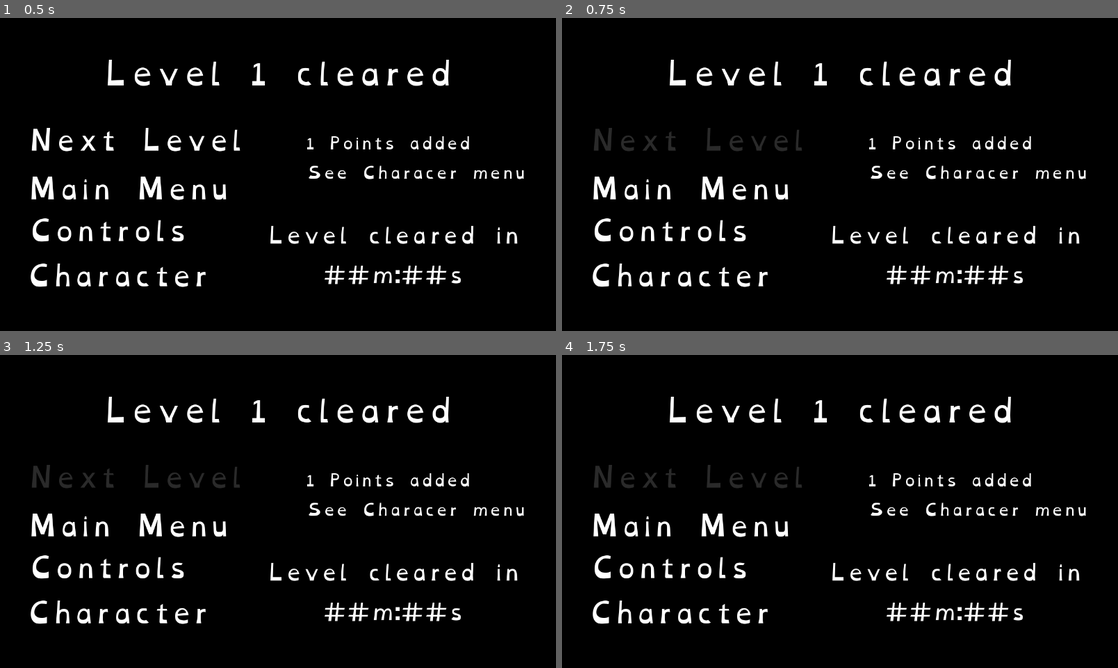
Above: before the commit, frames 1-4 (two rows, left to right).
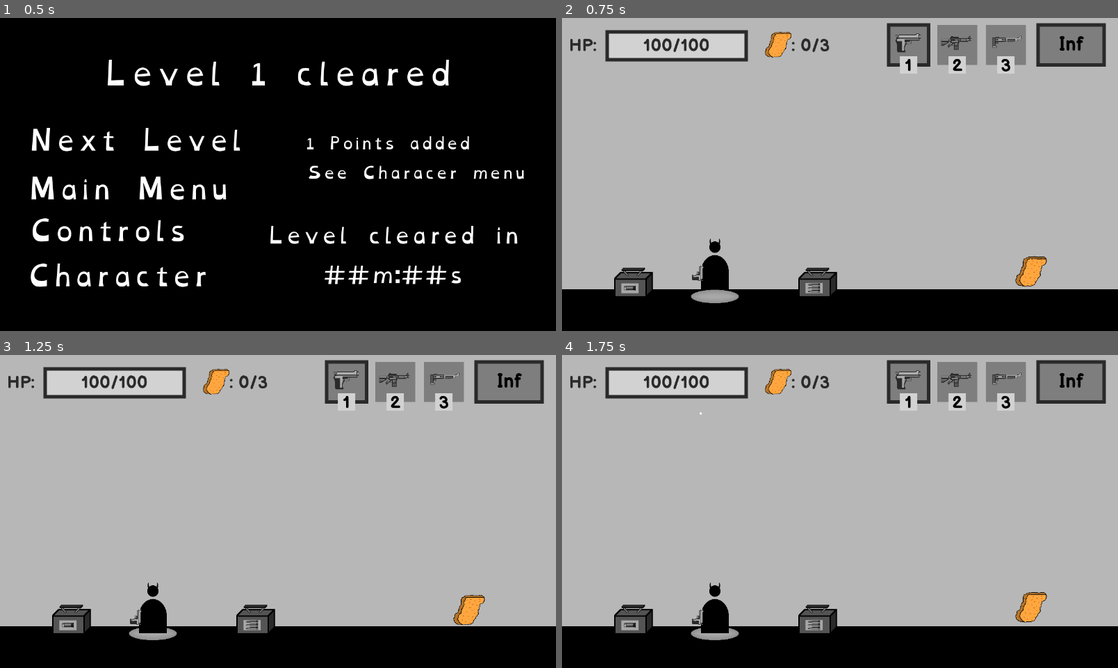
Above: after the commit, the same moments.

Repository: BesterCoder/nuggie-collector
Game: Godot game, scene res://menus/level/LevelComplete.tscn
Same seed, same stepped clock (60 frames per second), same inputs: the game is played once before the commit and once after it. This scene is started directly instead of the project's main scene.
Inputs (mouse positions are in pixels of both pictures, inside the frame that each line leads up to):
- Up to frame 1 (0.5 s): no input
- Up to frame 2 (0.75 s): click "Next Level" at 0.5 s
- Up to frame 3 (1.25 s): no input
- Up to frame 4 (1.75 s): click (695, 477) at 1.25 s, where only the run before the commit has a clickable "Next Level"

Frame 1 is identical in both runs. In frame 2, 86% of the frame differs, in the area x 0-100%, y 0-92%; in frame 3, 86%; in frame 4, 86%.

Commit message:
You can go to next level from level compete menu

Diff:
--- a/menus/level/LevelComplete.gd
+++ b/menus/level/LevelComplete.gd
@@ -24,3 +24,7 @@
 func _on_menu_pressed():
 	SceneLoader.load_main_menu()
 	_complete_level()
+
+
+func _on_next_pressed():
+	SceneLoader.load_scene(Level.next_scene())
--- a/menus/level/LevelComplete.tscn
+++ b/menus/level/LevelComplete.tscn
@@ -144,5 +144,6 @@
 __meta__ = {
 "_edit_use_anchors_": false
 }
+[connection signal="pressed" from="Buttons/Next" to="." method="_on_next_pressed"]
 [connection signal="pressed" from="Buttons/Character" to="." method="_on_character_pressed"]
 [connection signal="pressed" from="Buttons/Menu" to="." method="_on_menu_pressed"]
